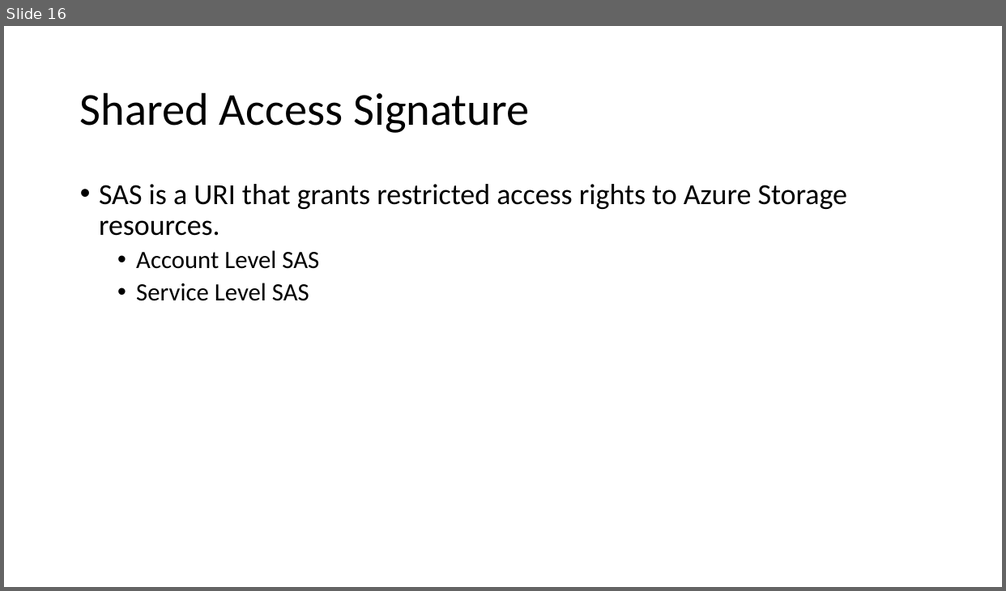
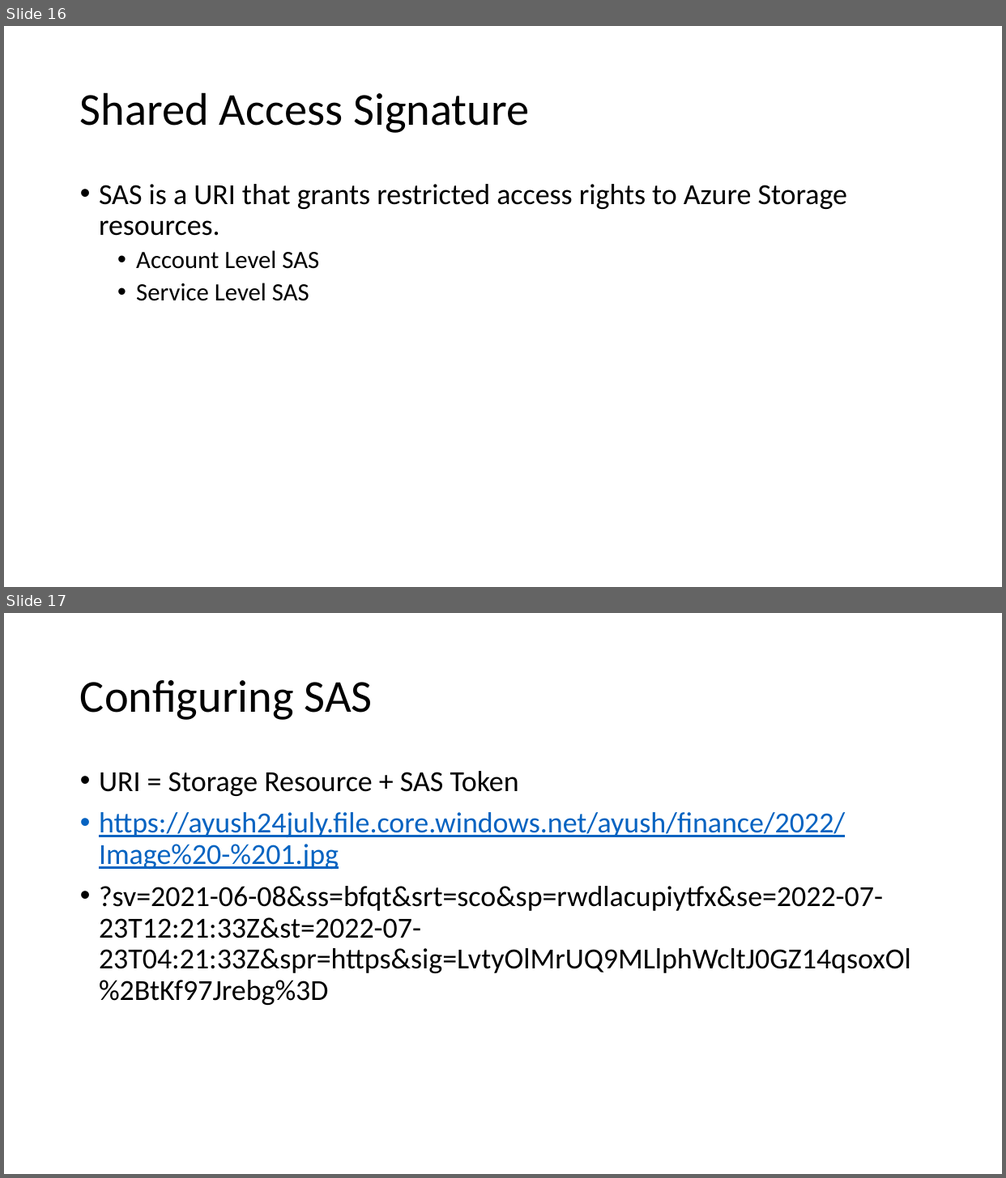
Before and after one commit to ayushrathi15/9July-AZ104, a slide deck: Azure Storage.pptx. Shown one above the other, each under a label of ours: slide 16 before the commit, slides 16 and 17 after it. The pictures are 1006x591 and 1006x1178 pixels, drawn with LibreOffice and Linux fonts; fonts in the diff are those of the drawing. Boxes give left, top, right and bottom in pixels: in the first picture for what was removed or moved away, otherwise in the second. Text is boxed around its words. In the diff, an @@ line names an element or a change of style, - is before the commit and + after.

```diff
--- a/Azure Storage.pptx
+++ b/Azure Storage.pptx
@@ slide 17 added at (4,613,1002,1174), background #FFFFFF @@
@@ title added at (80,680,373,720), 44 pt, text #000000 @@
+Configuring SAS
@@ text added at (99,771,911,1005), 28 pt, text #000000 @@
+• URI = Storage Resource + SAS Token
+• https://ayush24july.file.core.windows.net/ayush/finance/2022/Image%20-%201.jpg
+• ?sv=2021-06-08&ss=bfqt&srt=sco&sp=rwdlacupiytfx&se=2022-07-23T12:21:33Z&st=2022-07-23T04:21:33Z&spr=https&sig=LvtyOlMrUQ9MLlphWcltJ0GZ14qsoxOl%2BtKf97Jrebg%3D
```
Also in this commit, not shown: 1 slide changed, 7 other slides added.
